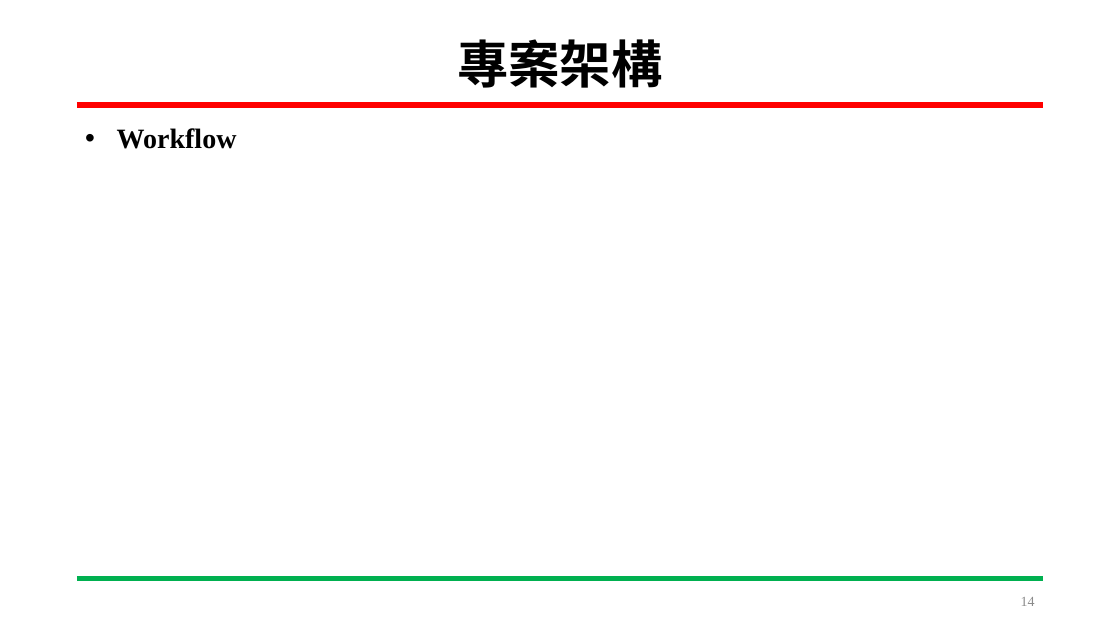
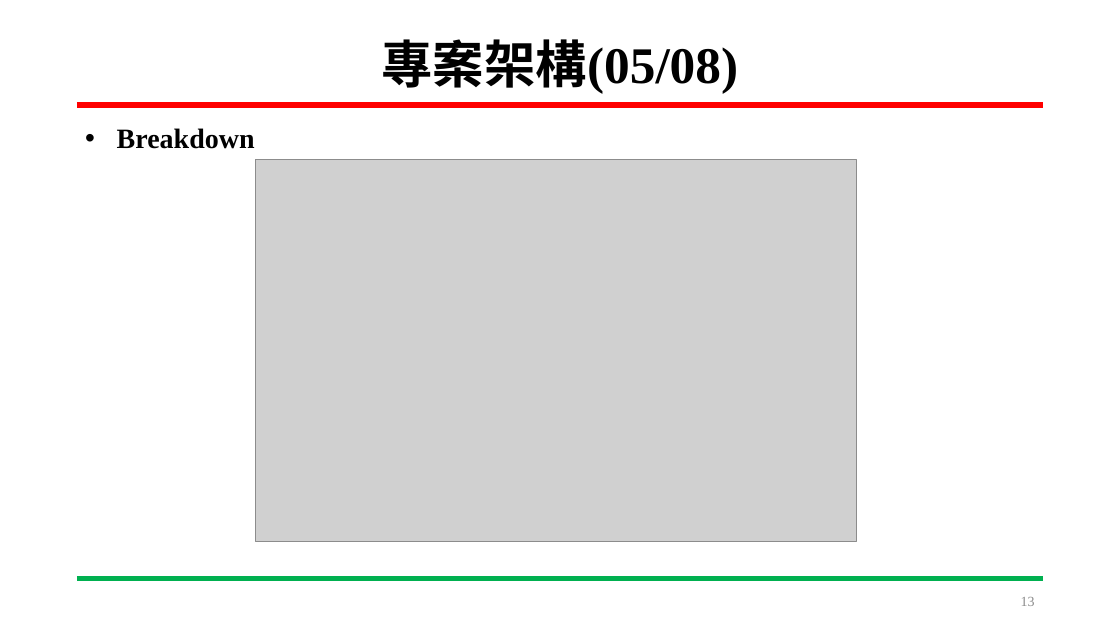
Before and after one commit to HOURFA/ML, a slide deck: slide 13 of final_project/DevelopmentLog/ML_finalproject.pptx (slide 14 before the commit). Drawn at 1120x630 pixels with LibreOffice and Linux fonts; fonts in the diff are those of the drawing; grey boxes stand for pictures. Boxes give left, top, right and bottom in pixels: in the first picture for what was removed or moved away, otherwise in the second. Text is boxed around its words. In the diff, an @@ line names an element or a change of style, - is before the commit and + after.

```diff
--- a/final_project/DevelopmentLog/ML_finalproject.pptx
+++ b/final_project/DevelopmentLog/ML_finalproject.pptx
@@ title at [382, 39, 739, 94]: text changed @@
-專案架構
+專案架構(05/08)
@@ text at [117, 128, 255, 149]: text changed @@
-• Workflow
+• Breakdown
@@ picture added at [255, 159, 857, 541] @@
@@ page number at [1021, 597, 1035, 606]: text changed @@
-14
+13
```
Also in this commit, not shown: 9 other slides changed, 2 slides added, 1 other file.
